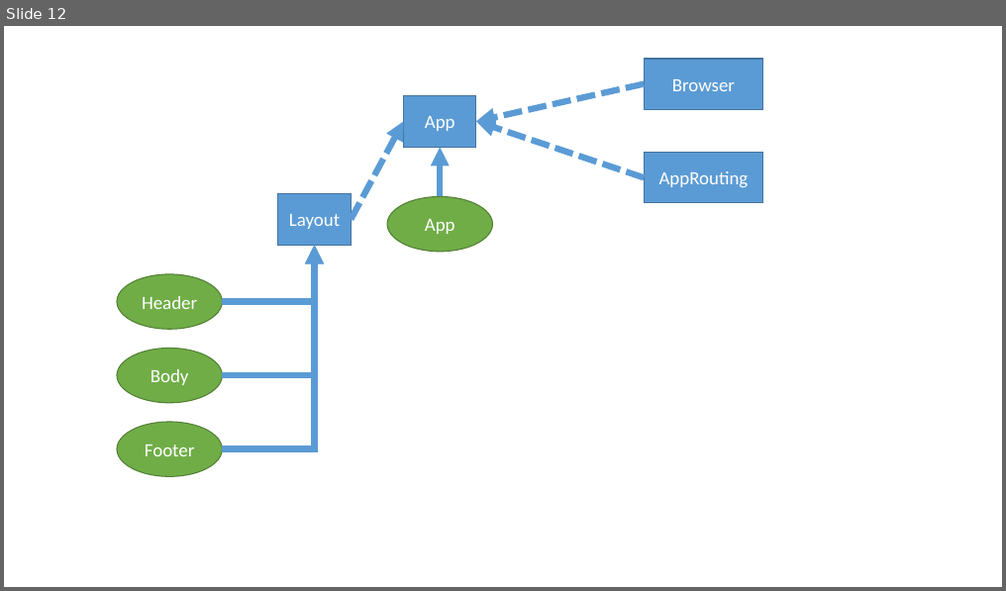
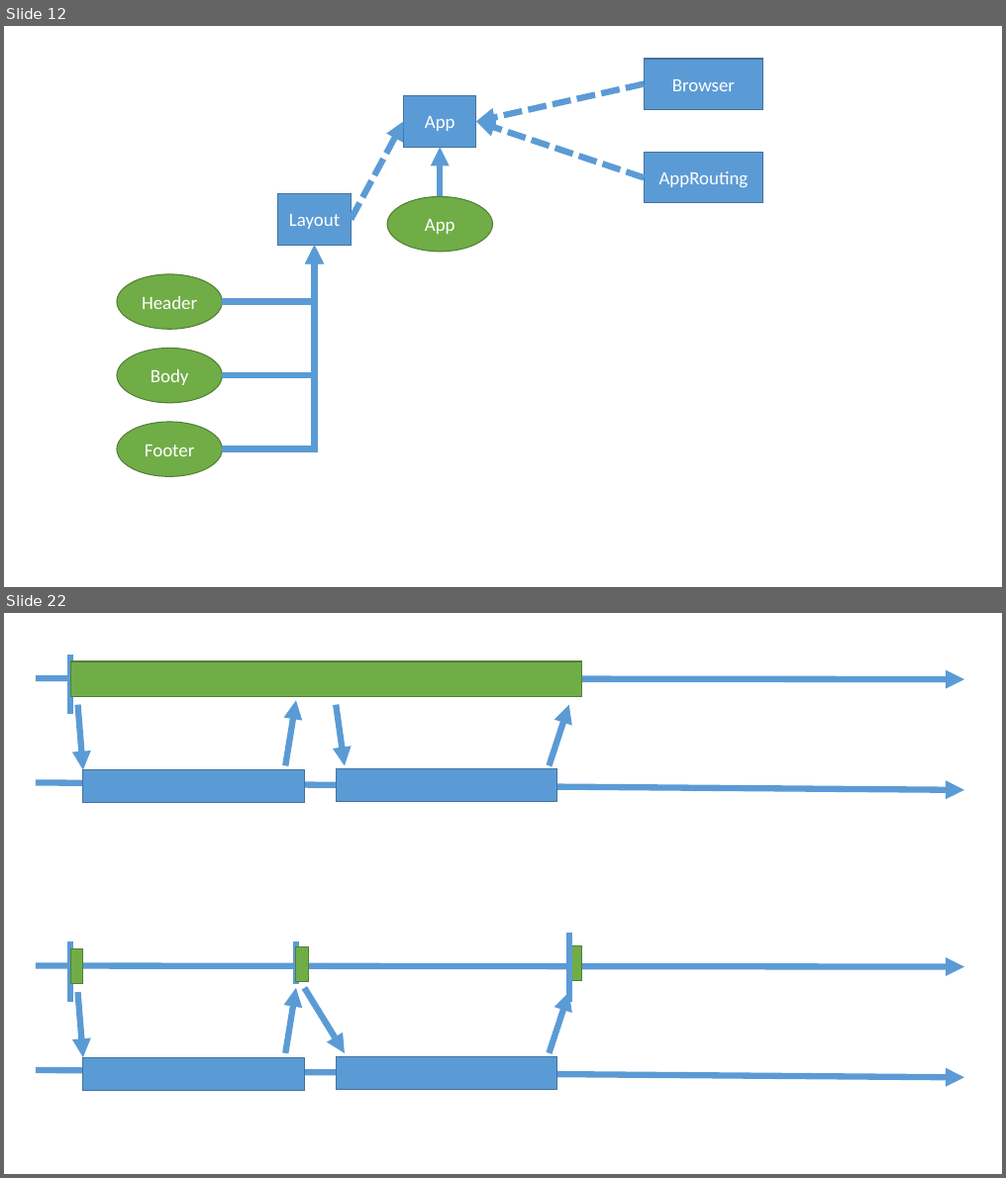
Before and after one commit to spaw3003/202205-formation-angular, a slide deck: notes.pptx. Shown one above the other, each under a label of ours: slide 12 before the commit, slides 12 and 22 after it; the slides between them are not shown. The pictures are 1006x591 and 1006x1178 pixels, drawn with LibreOffice and Linux fonts; fonts in the diff are those of the drawing. Boxes give left, top, right and bottom in pixels: in the first picture for what was removed or moved away, otherwise in the second. Text is boxed around its words. In the diff, an @@ line names an element or a change of style, - is before the commit and + after.

```diff
--- a/notes.pptx
+++ b/notes.pptx
@@ slide 22 added at box(4, 613, 1002, 1174), background #FFFFFF @@
@@ line added from (70, 655) to (70, 714), #5B9BD5 6 pt @@
@@ rectangle added at box(70, 662, 582, 696), fill #70AD47, outline #538035 1 pt @@
@@ arrow added from (36, 678) to (964, 679), #5B9BD5 6 pt @@
@@ arrow added from (285, 765) to (296, 700), #5B9BD5 6 pt @@
@@ arrow added from (78, 705) to (83, 770), #5B9BD5 6 pt @@
@@ arrow added from (336, 705) to (345, 765), #5B9BD5 6 pt @@
@@ arrow added from (549, 765) to (569, 705), #5B9BD5 6 pt @@
@@ arrow added from (36, 783) to (964, 790), #5B9BD5 6 pt @@
@@ rectangle added at box(83, 770, 305, 803), fill #5B9BD5, outline #43739E 1 pt @@
@@ rectangle added at box(336, 768, 557, 802), fill #5B9BD5, outline #43739E 1 pt @@
@@ line added from (569, 933) to (569, 1001), #5B9BD5 6 pt @@
@@ arrow added from (36, 966) to (964, 967), #5B9BD5 6 pt @@
@@ line added from (70, 942) to (70, 1001), #5B9BD5 6 pt @@
@@ rectangle added at box(70, 950, 83, 983), fill #70AD47, outline #538035 1 pt @@
@@ line added from (296, 942) to (296, 984), #5B9BD5 6 pt @@
@@ rectangle added at box(296, 947, 309, 981), fill #70AD47, outline #538035 1 pt @@
@@ rectangle added at box(569, 947, 582, 980), fill #70AD47, outline #538035 1 pt @@
@@ arrow added from (78, 992) to (83, 1058), #5B9BD5 6 pt @@
@@ arrow added from (285, 1054) to (296, 988), #5B9BD5 6 pt @@
@@ arrow added from (304, 988) to (345, 1054), #5B9BD5 6 pt @@
@@ arrow added from (549, 1054) to (569, 992), #5B9BD5 6 pt @@
@@ rectangle added at box(83, 1058, 305, 1090), fill #5B9BD5, outline #43739E 1 pt @@
@@ rectangle added at box(336, 1057, 557, 1090), fill #5B9BD5, outline #43739E 1 pt @@
@@ arrow added from (36, 1070) to (964, 1078), #5B9BD5 6 pt @@
```
Also in this commit, not shown: 5 slides changed, 15 other slides added.
